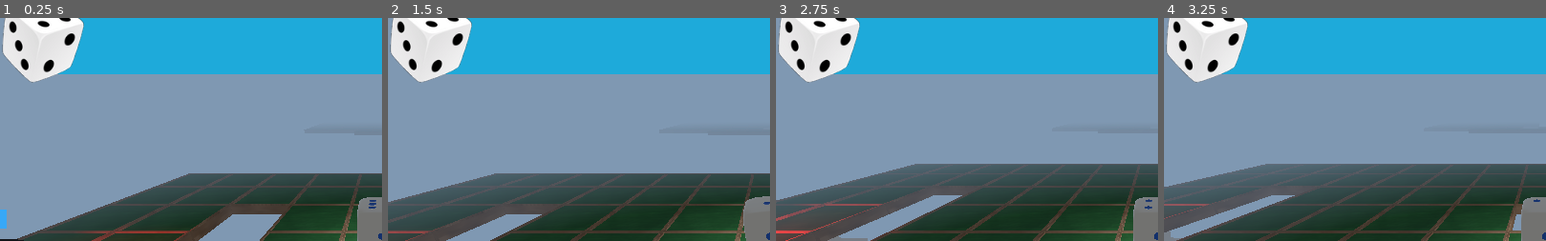
Above: before the commit, frames 1-4 (left to right).
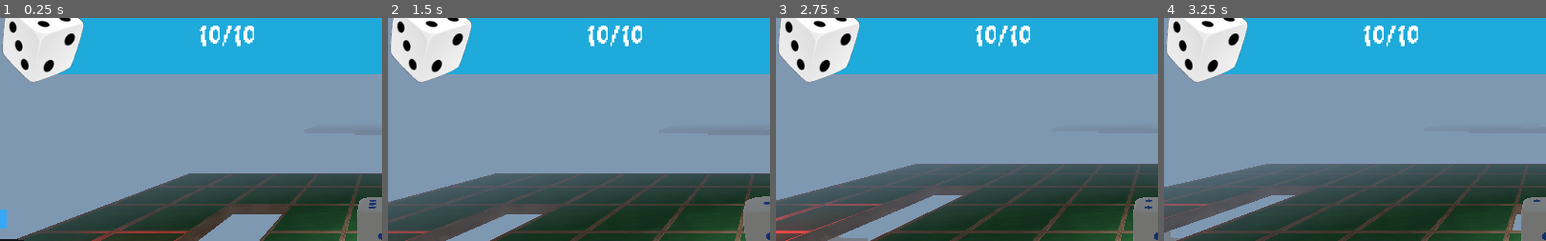
Above: after the commit, the same moments.

Repository: ayylol/Dice
Game: Godot game, scene res://Root.tscn
Two runs of this game, one before a commit and one after it. Both use one fixed random seed, a clock stepped at 60 frames per second and the inputs below.
Inputs:
- Up to frame 1 (0.25 s): no input
- Up to frame 2 (1.5 s): tap Enter at 0.5 s; hold D (right) 0.53-1.28 s; tap Space at 1.25 s; hold S (backwards) from 1.28 s (still down)
- Up to frame 3 (2.75 s): tap Enter at 2 s; release S (backwards) at 2.03 s; hold D (right) from 2.03 s (still down)
- Up to frame 4 (3.25 s): tap Space at 2.75 s; release D (right) at 2.78 s; hold W (forwards) from 2.78 s (still down)
The pictures show only the part of the screen within x 0-50%, y 5-55%; the shares and areas given below are measured in that part.

The runs differ from the first frame. In frame 1, 0.6% of the frame differs, in the area x 52-67%, y 3-13%; in frame 2, 0.6%; in frame 3, 0.6%; in frame 4, 0.6%.

Commit message:
health bars now functional

Diff:
--- /dev/null
+++ b/Font.tres
@@ -0,0 +1,7 @@
+[gd_resource type="DynamicFont" load_steps=2 format=2]
+
+[ext_resource path="res://KiwiSoda.ttf" type="DynamicFontData" id=1]
+
+[resource]
+size = 40
+font_data = ExtResource( 1 )
--- /dev/null
+++ b/PlayerHealthBar.gd
@@ -0,0 +1,8 @@
+extends ProgressBar
+
+onready var label = $Label
+
+func _on_Player_health_changed(health, max_health):
+	max_value = max_health
+	value = health
+	label.text = String(health) + "/" + String(max_health)
--- a/ProgressBar.tscn
+++ b/ProgressBar.tscn
@@ -1,7 +1,9 @@
-[gd_scene load_steps=7 format=2]
+[gd_scene load_steps=9 format=2]
 
 [ext_resource path="res://dice2.png" type="Texture" id=1]
 [ext_resource path="res://KiwiSoda.ttf" type="DynamicFontData" id=2]
+[ext_resource path="res://PlayerHealthBar.gd" type="Script" id=3]
+[ext_resource path="res://Font.tres" type="DynamicFont" id=4]
 
 [sub_resource type="Theme" id=2]
 
@@ -26,6 +28,7 @@
 custom_styles/bg = SubResource( 1 )
 value = 100.0
 percent_visible = false
+script = ExtResource( 3 )
 
 [node name="TextureRect" type="TextureRect" parent="."]
 margin_left = -45.0
@@ -37,7 +40,10 @@
 stretch_mode = 4
 
 [node name="Label" type="Label" parent="."]
-margin_left = 229.0
-margin_top = 29.0
-margin_right = 318.0
-margin_bottom = 65.0
+margin_left = 210.0
+margin_top = 18.0
+margin_right = 325.0
+margin_bottom = 75.0
+custom_fonts/font = ExtResource( 4 )
+align = 1
+valign = 1
--- a/Root.tscn
+++ b/Root.tscn
@@ -61,3 +61,5 @@
 material/1 = null
 material/2 = null
 material/3 = null
+
+[connection signal="health_changed" from="GridMap/Player" to="PlayerHealthBar" method="_on_Player_health_changed"]
--- a/theHealthbar.tscn
+++ b/theHealthbar.tscn
@@ -1,7 +1,8 @@
-[gd_scene load_steps=8 format=2]
+[gd_scene load_steps=9 format=2]
 
 [ext_resource path="res://ARIAL.TTF" type="DynamicFontData" id=1]
 [ext_resource path="res://EnemyHealthBar.gd" type="Script" id=2]
+[ext_resource path="res://Font.tres" type="DynamicFont" id=3]
 
 [sub_resource type="Theme" id=1]
 
@@ -26,7 +27,7 @@
 
 [node name="ProgressBar" type="ProgressBar" parent="Viewport"]
 margin_right = 500.0
-margin_bottom = 60.0
+margin_bottom = 75.0
 theme = SubResource( 1 )
 custom_fonts/font = SubResource( 5 )
 custom_styles/fg = SubResource( 2 )
@@ -38,8 +39,9 @@
 margin_left = 180.0
 margin_right = 233.0
 margin_bottom = 31.0
-text = "chungus
-"
+custom_fonts/font = ExtResource( 3 )
+text = "
+10/10"
 
 [node name="Sprite3D" type="Sprite3D" parent="."]
 transform = Transform( 1, 0, 0, 0, 1, 0, 0, 0, 1, 0, 0.00338334, 0 )
